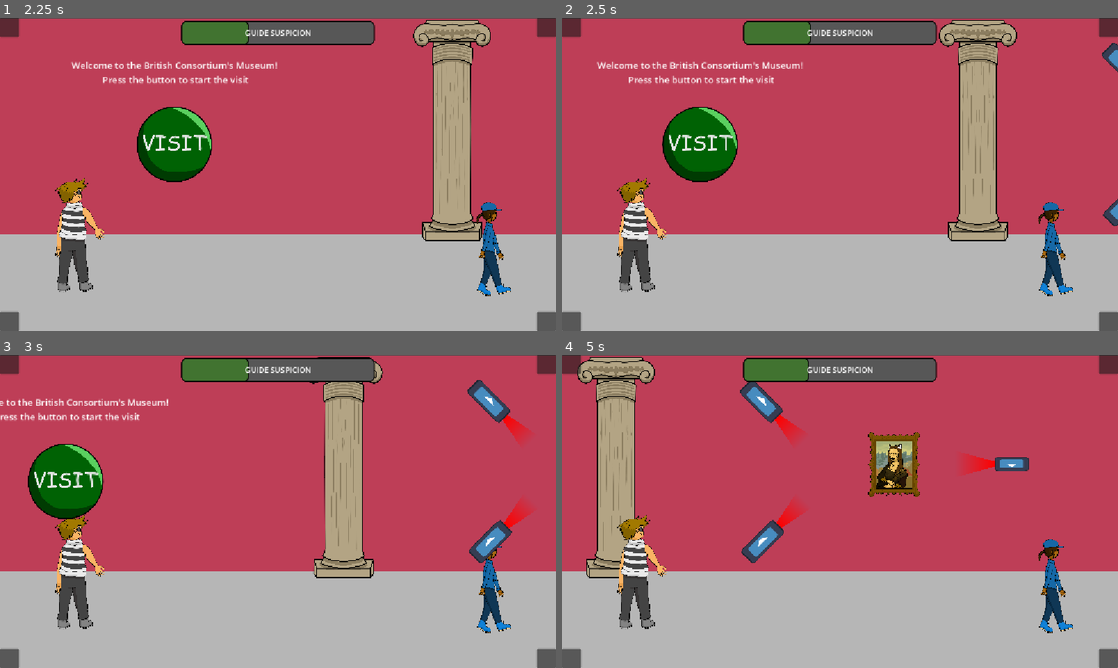
Above: before the commit, frames 1-4 (two rows, left to right).
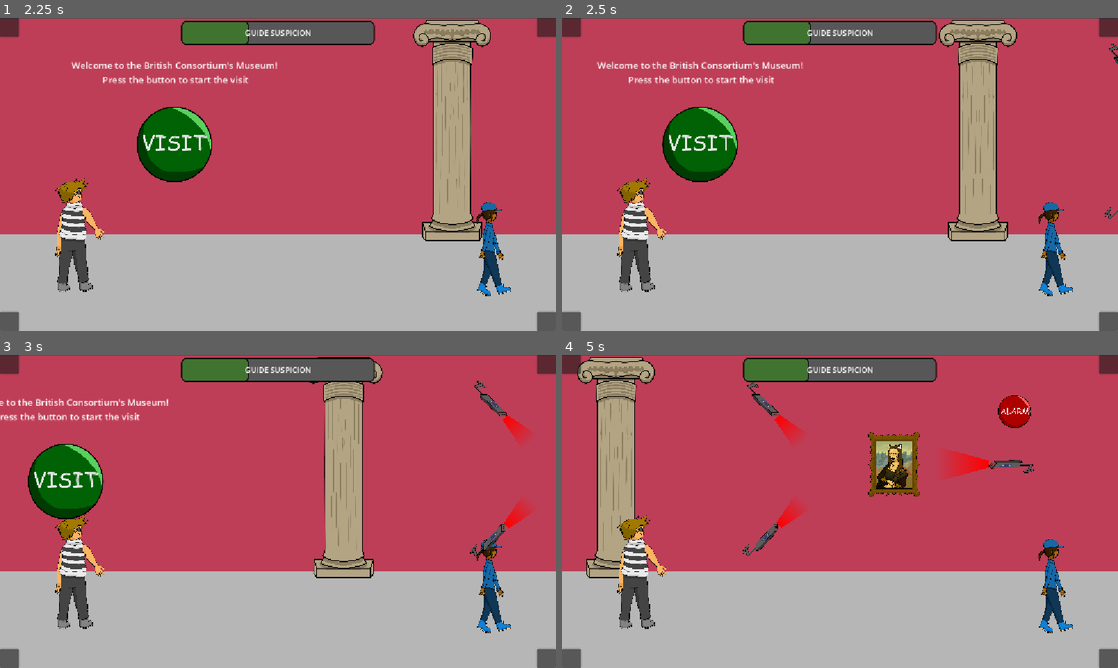
Above: after the commit, the same moments.

Repository: Skyepulse/LUDUM_DARE_58_MATELOU-CO
Game: Godot game, scene res://scenes/main_game_scene.tscn
Same seed, same stepped clock (60 frames per second), same inputs: the game is played once before the commit and once after it. The engine's default icon, where the game draws it, is replaced by a stand-in: a white triangle on a blue panel in a dark square.
Inputs (mouse positions are in pixels of both pictures, inside the frame that each line leads up to):
- Up to frame 1 (2.25 s): click "PLAY" at 0.5 s; tap Enter at 1.25 s; move the mouse to (400, 158) at 1.27 s; click (400, 158) at 1.42 s; tap Space at 1.52 s; move the mouse to (166, 190) at 2.02 s; click (166, 190) at 2.17 s
- Up to frame 2 (2.5 s): tap Space at 2.27 s
- Up to frame 3 (3 s): move the mouse to (333, 442) at 2.77 s; click (333, 442) at 2.92 s
- Up to frame 4 (5 s): move the mouse to (812, 574) at 3.52 s; click (812, 574) at 3.67 s; tap Space at 3.77, 4.52 s; move the mouse to (1006, 558) at 4.27 s; click (1006, 558) at 4.42 s

Frame 1 is identical in both runs. In frame 2, 0.3% of the frame differs, in the area x 97-100%, y 8-67%; in frame 3, 1.0%; in frame 4, 2.1%, in the area x 32-85%, y 8-67%.

Commit message:
Added button alarm obstacle

Diff:
--- a/scenes/Levels/level_2.tscn
+++ b/scenes/Levels/level_2.tscn
@@ -1,10 +1,11 @@
-[gd_scene load_steps=7 format=3 uid="uid://dejmu37xlc4nq"]
+[gd_scene load_steps=8 format=3 uid="uid://dejmu37xlc4nq"]
 
 [ext_resource type="Script" uid="uid://du8yultimxo88" path="res://scripts/level.gd" id="1_3s172"]
 [ext_resource type="PackedScene" uid="uid://dah3y6cnwuvhb" path="res://scenes/Objects/object_punk_earring.tscn" id="2_yye74"]
 [ext_resource type="PackedScene" uid="uid://d31la7lbgqeod" path="res://scenes/Objects/object_wave.tscn" id="3_v740s"]
 [ext_resource type="PackedScene" uid="uid://cpt378r0tx734" path="res://scenes/Objects/obj_joconde.tscn" id="4_048ga"]
 [ext_resource type="PackedScene" uid="uid://cwweperphcvw1" path="res://scenes/Obstacles/obs_camera.tscn" id="5_2fma4"]
+[ext_resource type="PackedScene" uid="uid://dtabtai4f6crm" path="res://scenes/Obstacles/obs_alarm_button.tscn" id="6_yye74"]
 
 [sub_resource type="RectangleShape2D" id="RectangleShape2D_yyb7f"]
 size = Vector2(1000, 400)
@@ -46,7 +47,10 @@
 
 [node name="CameraObstacle3" parent="Obstacles" instance=ExtResource("5_2fma4")]
 position = Vector2(243.99994, -1)
-scale = Vector2(0.54760003, 0.54760003)
+scale = Vector2(0.74, 0.74)
 rayLength = 150.0
 rayWidth = 100.0
 initRotation = 180.0
+
+[node name="obs_alarm_button" parent="Obstacles" instance=ExtResource("6_yye74")]
+position = Vector2(250, -110)
--- /dev/null
+++ b/scenes/Obstacles/obs_alarm_button.tscn
@@ -0,0 +1,27 @@
+[gd_scene load_steps=4 format=3 uid="uid://dtabtai4f6crm"]
+
+[ext_resource type="Script" uid="uid://bbwpnsskeeqxk" path="res://Scripts/obstacle_alarm_button.gd" id="1_vpxov"]
+[ext_resource type="Texture2D" uid="uid://c5lwoqvmkycyq" path="res://img/button_alarm.png" id="1_vwevt"]
+
+[sub_resource type="CircleShape2D" id="CircleShape2D_vwevt"]
+radius = 35.0
+
+[node name="obs_alarm_button" type="Node2D"]
+script = ExtResource("1_vpxov")
+
+[node name="Visual" type="Sprite2D" parent="."]
+z_index = 10
+z_as_relative = false
+position = Vector2(-2.035, 6.635)
+scale = Vector2(0.17, 0.17)
+texture = ExtResource("1_vwevt")
+offset = Vector2(40, 697.395)
+
+[node name="HitBox" type="Area2D" parent="."]
+collision_layer = 4
+
+[node name="CollisionShape2D" type="CollisionShape2D" parent="HitBox"]
+shape = SubResource("CircleShape2D_vwevt")
+
+[connection signal="area_entered" from="HitBox" to="." method="_on_hit_box_area_entered"]
+[connection signal="area_exited" from="HitBox" to="." method="_on_hit_box_area_exited"]
--- a/scenes/Obstacles/obs_camera.tscn
+++ b/scenes/Obstacles/obs_camera.tscn
@@ -1,7 +1,7 @@
 [gd_scene load_steps=5 format=3 uid="uid://cwweperphcvw1"]
 
-[ext_resource type="Texture2D" uid="uid://01a6s27mn85u" path="res://img/icon.svg" id="1_8270b"]
 [ext_resource type="Script" uid="uid://d28gbi2iub73n" path="res://scripts/obstacle_camera.gd" id="1_khuef"]
+[ext_resource type="Texture2D" uid="uid://c25nh4nheoqn5" path="res://img/camera.png" id="2_khuef"]
 
 [sub_resource type="RectangleShape2D" id="RectangleShape2D_8270b"]
 size = Vector2(120, 50)
@@ -16,8 +16,11 @@
 [node name="Visual" type="Sprite2D" parent="."]
 z_index = 10
 z_as_relative = false
-scale = Vector2(1, 0.41)
-texture = ExtResource("1_8270b")
+position = Vector2(11.000001, -18)
+rotation = -0.23561946
+scale = Vector2(0.265, 0.108)
+texture = ExtResource("2_khuef")
+offset = Vector2(40, 697.395)
 
 [node name="HitBox" type="Area2D" parent="."]
 
--- /dev/null
+++ b/scripts/obstacle_alarm_button.gd
@@ -0,0 +1,21 @@
+extends Node2D
+
+@onready var hitbox: Area2D = $HitBox
+@onready var button_sprite: Sprite2D = $Visual
+
+@export var suspicion_increase_one_shot: float = 10.0
+
+func _on_hit_box_area_exited(area: Area2D) -> void:
+	if area.is_in_group("Player"):
+		return
+	return
+
+
+func _on_hit_box_area_entered(area: Area2D) -> void:
+	if area.is_in_group("Player"):
+		if GameManager.isHandRetracting():
+			return
+		GameManager.increaseSuspicion(suspicion_increase_one_shot)
+		Signals.emit_signal("activate_vignette_effect")
+		return
+	return
Not shown, added: img/button_alarm.png.import
Not shown, added: img/camera.png.import
Not shown, added: scripts/obstacle_alarm_button.gd.uid
